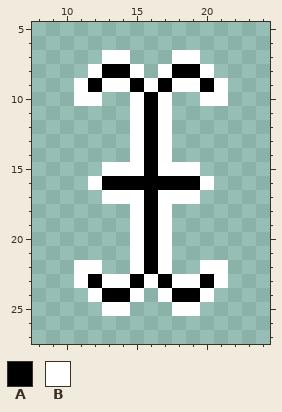
A pixel-art sprite gets an edit: source_images/xterm.png. This is how it looked before the edit.
The file is 32x32 pixels. Shown: x 8..24, y 5..27.
Palette (. is transparent): A #000000  B #ffffff
Pixels before, first column x 11:
 7 ..BB...BB..
 8 .BAAB.BAAB.
 9 BABBABABBAB
10 BB..BAB..BB
11 ....BAB....
12 ....BAB....
13 ....BAB....
14 ....BAB....
15 ..BBBABBB..
16 .BAAAAAAAB.
17 ..BBBABBB..
18 ....BAB....
19 ....BAB....
20 ....BAB....
21 ....BAB....
22 BB..BAB..BB
23 BABBABABBAB
24 .BAAB.BAAB.
25 ..BB...BB..
The result:
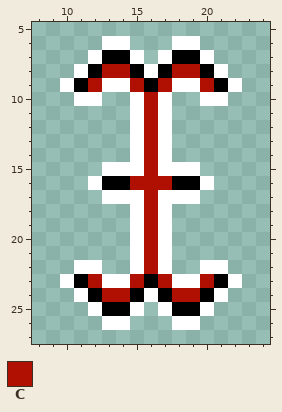
Colours new in this view: C #b01002
The exact change:
y 6: x 13..14 .. -> BB; x 18..19 .. -> BB
y 7: x 12..15 .BB. -> BAAB; x 17..20 .BB. -> BAAB
y 8: x 11..21 .BAAB.BAAB. -> BACCABACCAB
y 9: x 10..12 .BA -> BAC; x 15..17 ABA -> CAC; x 20..22 AB. -> CAB
y 10..15: x 16 A -> C
y 16: x 15..17 AAA -> CCC
y 17..22: x 16 A -> C
y 23: x 10..12 .BA -> BAC; x 15..17 ABA -> CAC; x 20..22 AB. -> CAB
y 24: x 11..21 .BAAB.BAAB. -> BACCABACCAB
y 25: x 12..15 .BB. -> BAAB; x 17..20 .BB. -> BAAB
y 26: x 13..14 .. -> BB; x 18..19 .. -> BB
Where, in picture pixels (left, top, right, bottom), the same in both pictures:
changed: (60, 36, 242, 330)
